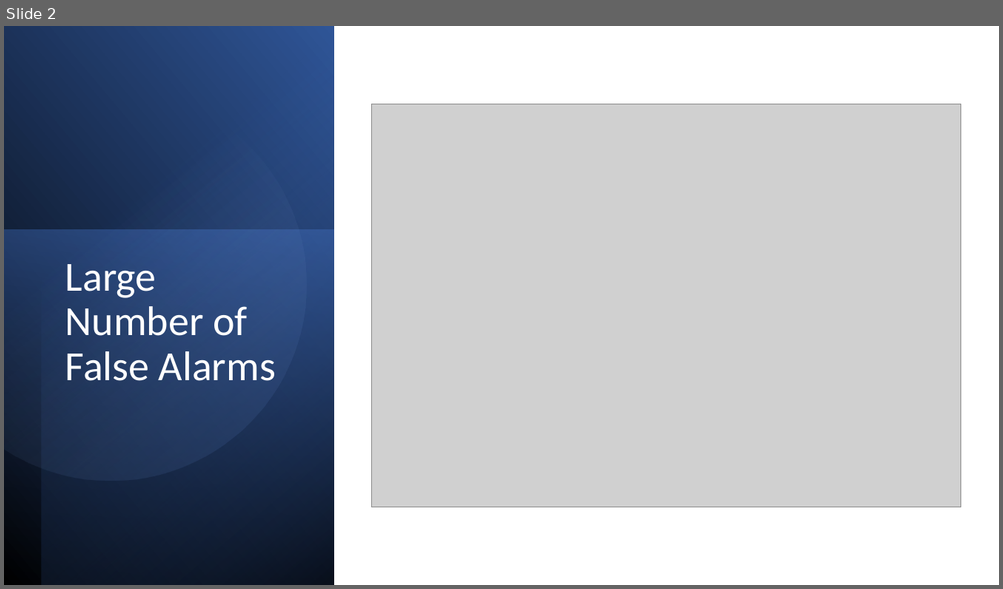
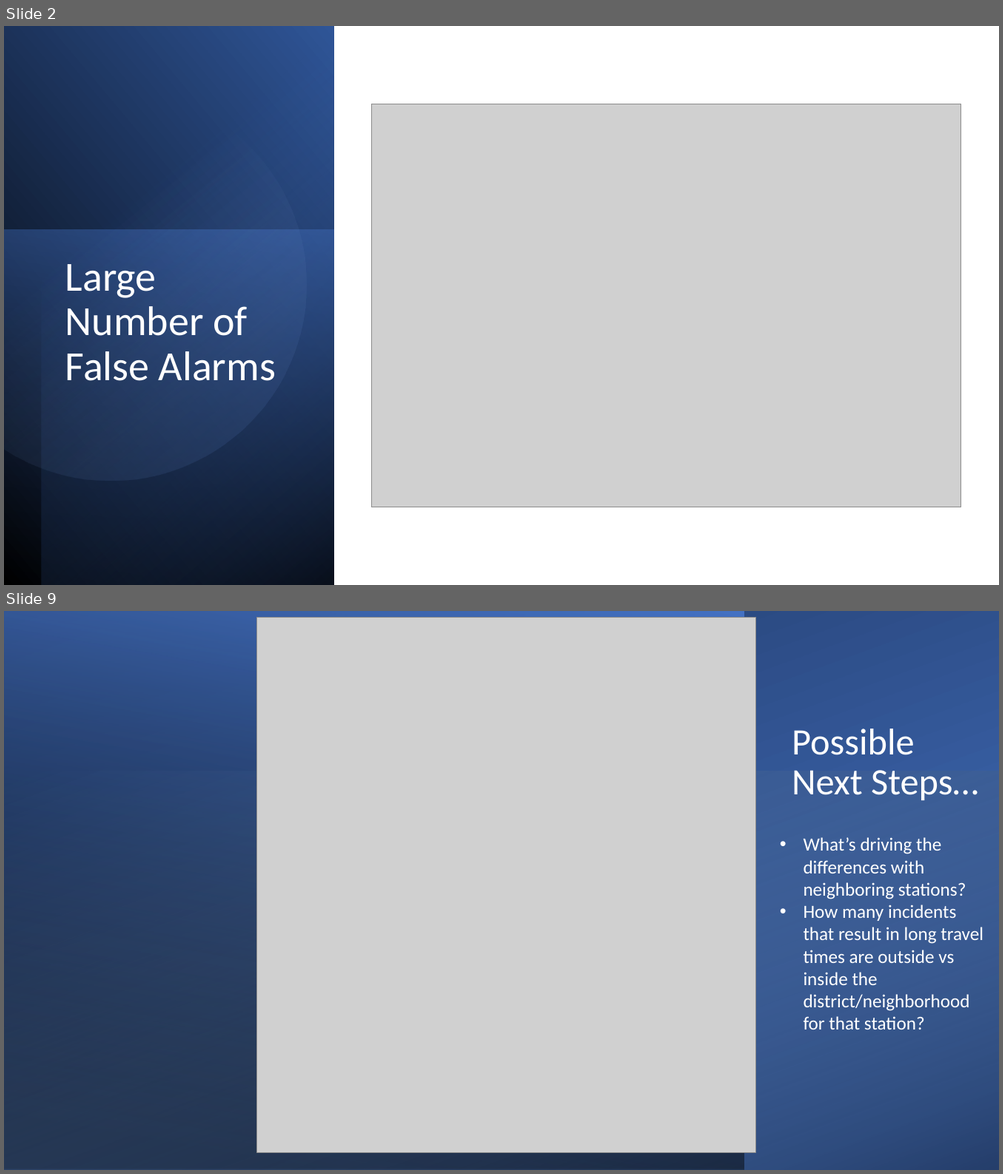
Before and after one commit to mjgood4/firstrespondersites, a slide deck: Exploratory Data Analysis.pptx. Shown one above the other, each under a label of ours: slide 2 before the commit, slides 2 and 9 after it; the slides between them are not shown. The pictures are 1003x589 and 1003x1174 pixels, drawn with LibreOffice and Linux fonts; fonts in the diff are those of the drawing; grey boxes stand for pictures. Boxes give left, top, right and bottom in pixels: in the first picture for what was removed or moved away, otherwise in the second. Text is boxed around its words. In the diff, an @@ line names an element or a change of style, - is before the commit and + after.

```diff
--- a/Exploratory Data Analysis.pptx
+++ b/Exploratory Data Analysis.pptx
@@ slide 9 added at [4, 611, 999, 1170], background #FFFFFF @@
@@ rectangle added at [4, 611, 744, 1170], fill gradient #000000 to #4472C4 @@
@@ rectangle added at [5, 611, 999, 1170], fill gradient #4472C4 to #203864 @@
@@ picture added at [257, 617, 755, 1153] @@
@@ title added at [791, 729, 978, 800], 36 pt, text #FFFFFF @@
+Possible Next Steps…
@@ rectangle added at [4, 772, 999, 1170], fill gradient #9DC3E6 to #000000 @@
@@ text added at [803, 837, 983, 1030], 18 pt, text #FFFFFF @@
+• What’s driving the differences with neighboring stations?
+• How many incidents that result in long travel times are outside vs inside the district/neighborhood for that station?
```
Also in this commit, not shown: 6 slides changed, 1 slide removed.
